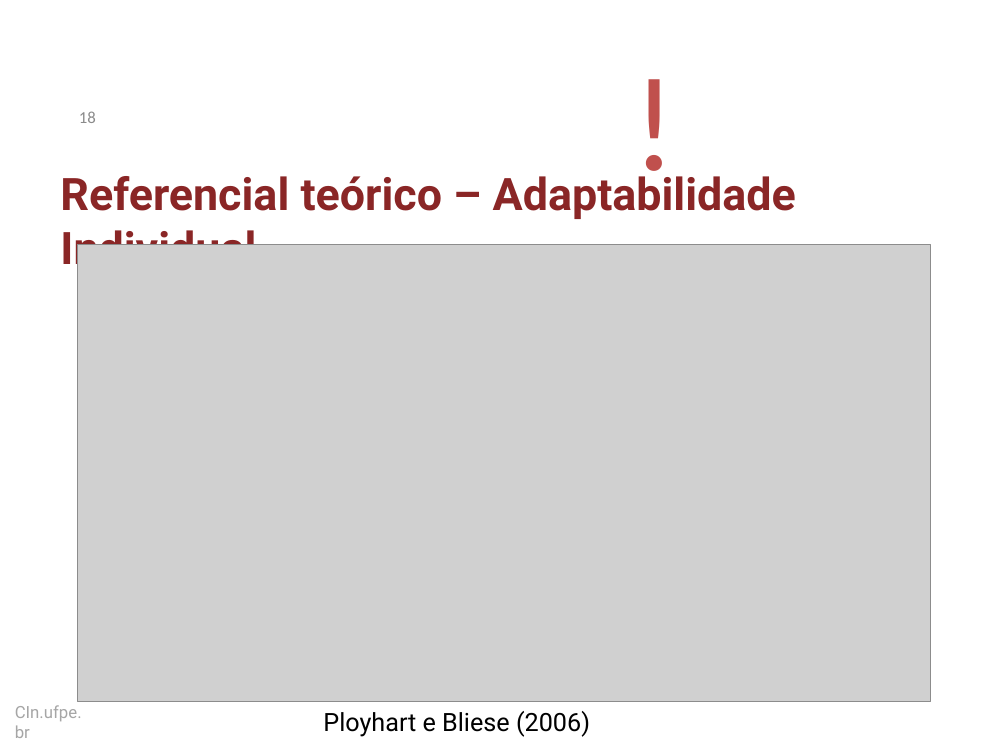
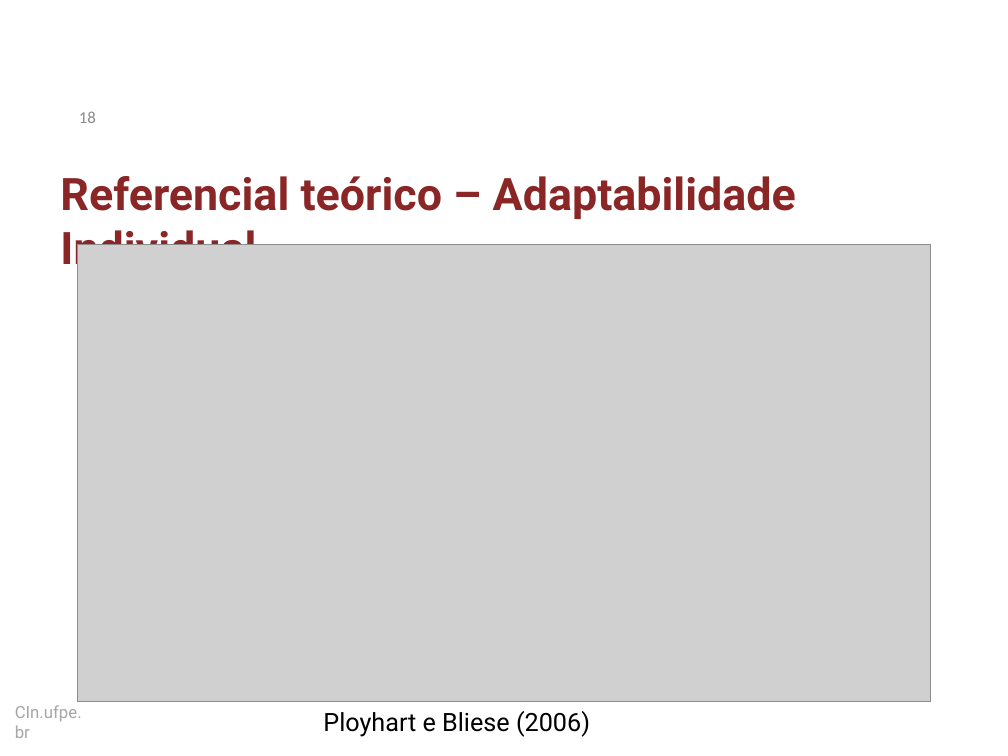
Before and after one commit to dan1lo/doutoradoR, a slide deck: slide 18 of apresentacao doutorado simplificado.pptx. Drawn at 1008x756 pixels with LibreOffice and Linux fonts; fonts in the diff are those of the drawing; grey boxes stand for pictures; background and template pictures are left out. Boxes give left, top, right and bottom in pixels: in the first picture for what was removed or moved away, otherwise in the second. Text is boxed around its words. In the diff, an @@ line names an element or a change of style, - is before the commit and + after.

```diff
--- a/apresentacao doutorado simplificado.pptx
+++ b/apresentacao doutorado simplificado.pptx
@@ text removed at <box>623,31,908,205</box> @@
-!
```
Also in this commit, not shown: 8 other slides changed.
